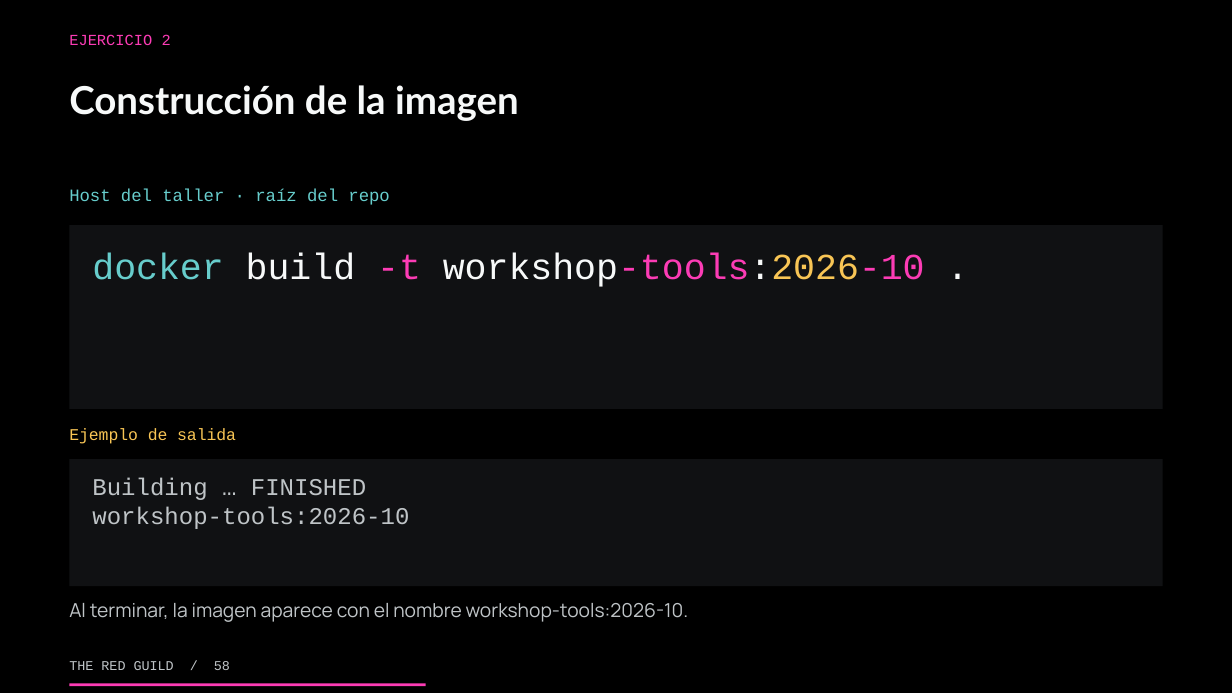
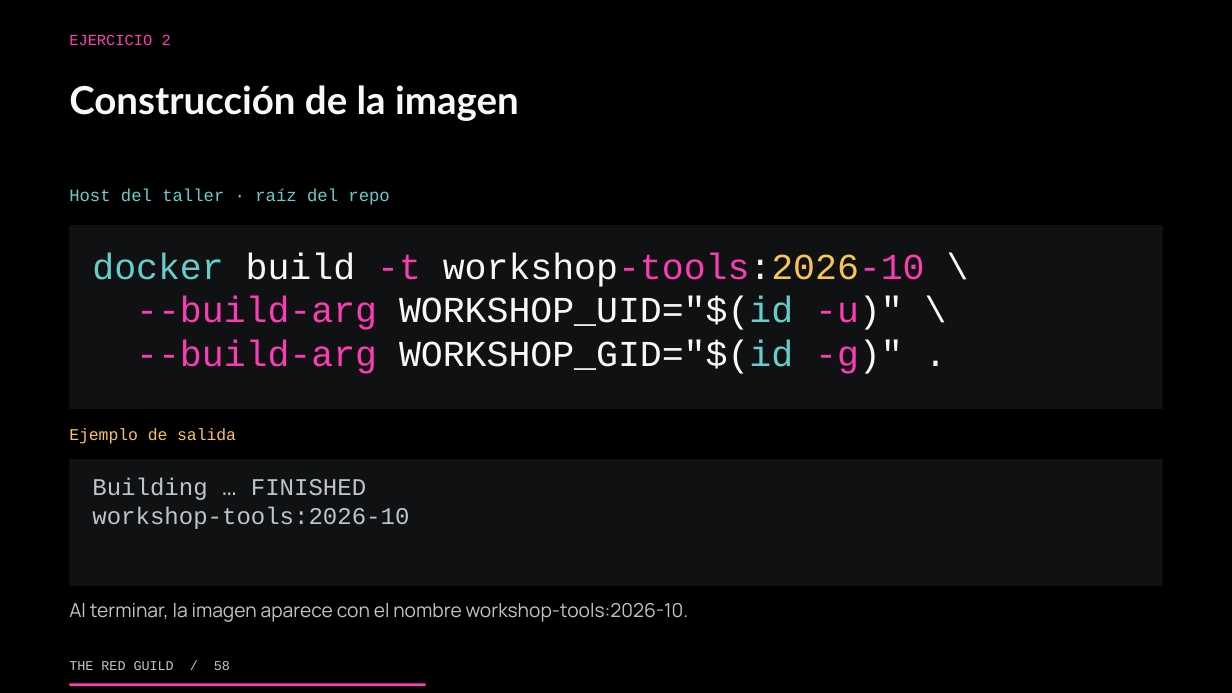
Before and after one commit to theredguild/github-ai-automation-lab, a slide deck: slide 58 of slides/workshop.pptx. Drawn at 1232x693 pixels with LibreOffice and Linux fonts; fonts in the diff are those of the drawing. Boxes give left, top, right and bottom in pixels: in the first picture for what was removed or moved away, otherwise in the second. Text is boxed around its words. In the diff, an @@ line names an element or a change of style, - is before the commit and + after.

Commit message:
Fix workshop production build and container exercises

```diff
--- a/slides/workshop.pptx
+++ b/slides/workshop.pptx
@@ text at [92, 253, 925, 374]: text changed @@
-docker build -t workshop-tools:2026-10 .
+docker build -t workshop-tools:2026-10 \
+--build-arg WORKSHOP_UID="$(id -u)" \
+--build-arg WORKSHOP_GID="$(id -g)" .
```
Also in this commit, not shown: 6 other slides changed, 7 other files.
